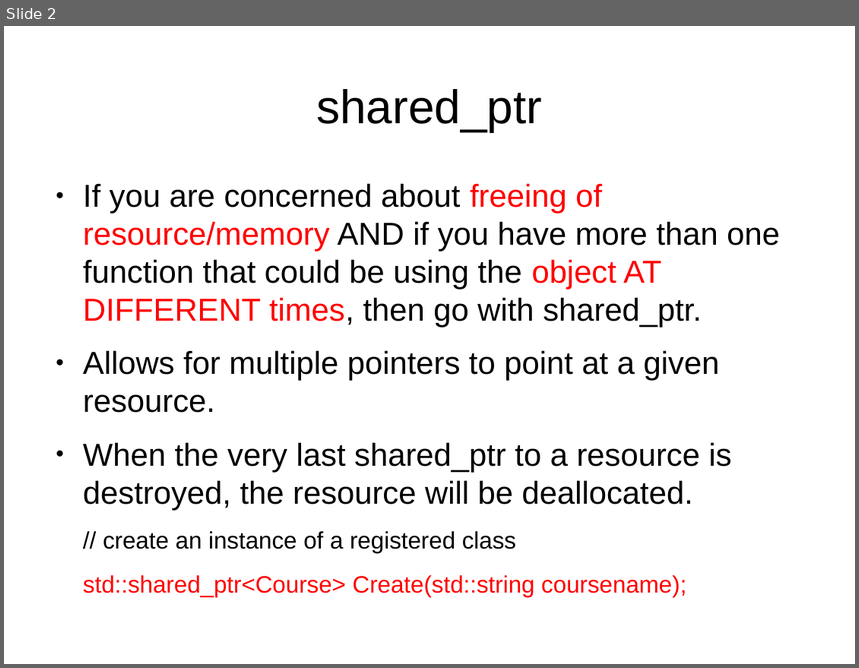
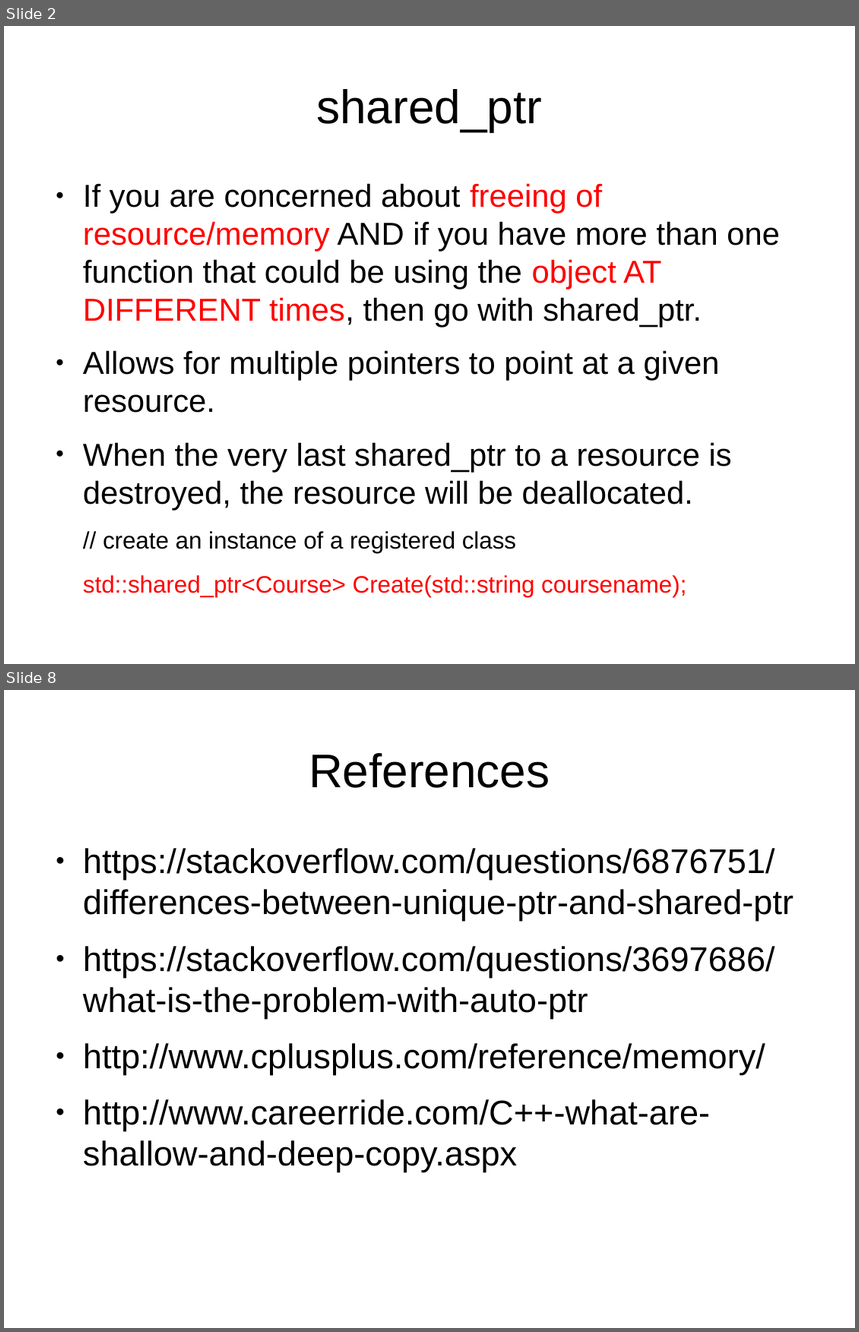
Before and after one commit to kks32/cpp-software-development, a slide deck: Ex3_Smart_Pointers/Ex3_Smart_Pointers.odp. Shown one above the other, each under a label of ours: slide 2 before the commit, slides 2 and 8 after it; the slides between them are not shown. The pictures are 859x668 and 859x1332 pixels, drawn with LibreOffice and Linux fonts; fonts in the diff are those of the drawing. Boxes give left, top, right and bottom in pixels: in the first picture for what was removed or moved away, otherwise in the second. Text is boxed around its words. In the diff, an @@ line names an element or a change of style, - is before the commit and + after.

```diff
--- a/Ex3_Smart_Pointers/Ex3_Smart_Pointers.odp
+++ b/Ex3_Smart_Pointers/Ex3_Smart_Pointers.odp
@@ slide 8 added at [4,690,855,1328], background #FFFFFF @@
@@ title added at [309,753,550,788], 44 pt, text #000000 @@
+References
@@ text added at [83,848,794,1173], 32 pt, text #000000 @@
+● https://stackoverflow.com/questions/6876751/differences-between-unique-ptr-and-shared-ptr
+● https://stackoverflow.com/questions/3697686/what-is-the-problem-with-auto-ptr
+● http://www.cplusplus.com/reference/memory/
+● http://www.careerride.com/C++-what-are-shallow-and-deep-copy.aspx
```
Also in this commit, not shown: 3 slides changed, 3 other slides added, 1 other file.
